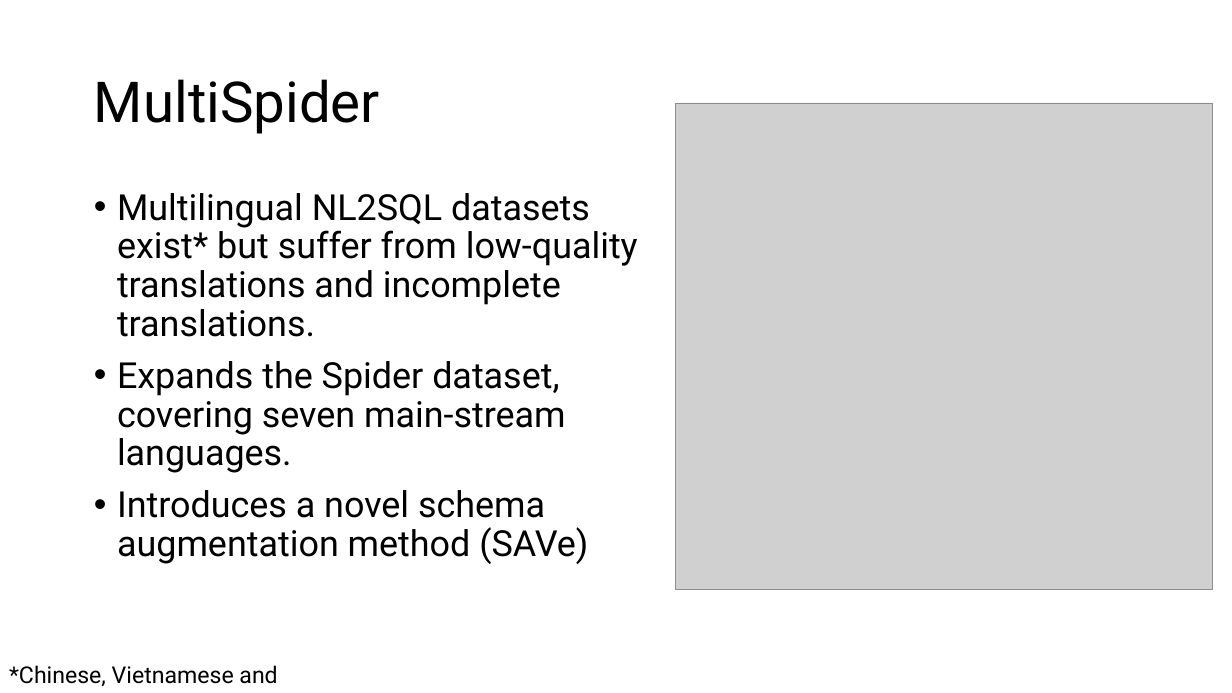
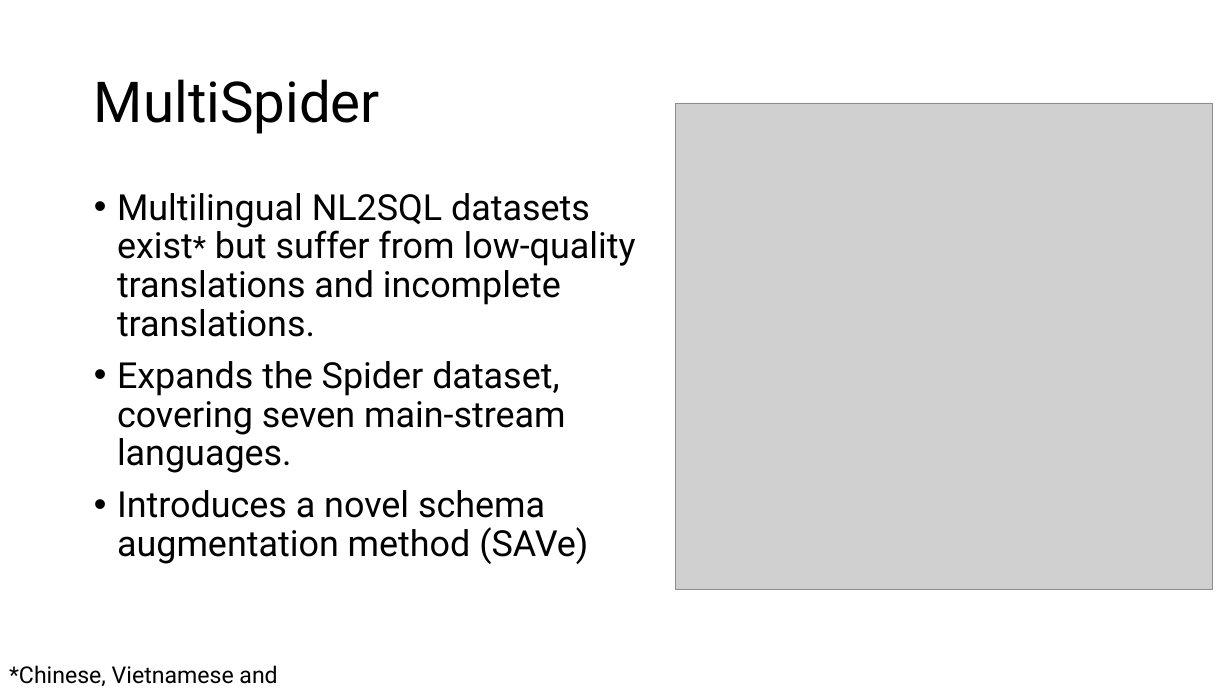
Before and after one commit to giannisfourfouris/Database-Systems, a slide deck: slide 4 of Presentation/MultiSpider_Presentation.pptx. Drawn at 1232x693 pixels with LibreOffice and Linux fonts; fonts in the diff are those of the drawing; grey boxes stand for pictures. Boxes give left, top, right and bottom in pixels: in the first picture for what was removed or moved away, otherwise in the second. Text is boxed around its words. In the diff, an @@ line names an element or a change of style, - is before the commit and + after.

```diff
--- a/Presentation/MultiSpider_Presentation.pptx
+++ b/Presentation/MultiSpider_Presentation.pptx
@@ text at (117,193,636,337): size 28 to 24 pt in "exist*" @@
```
Also in this commit, not shown: 8 other slides changed, 1 slide added, 1 slide removed.
